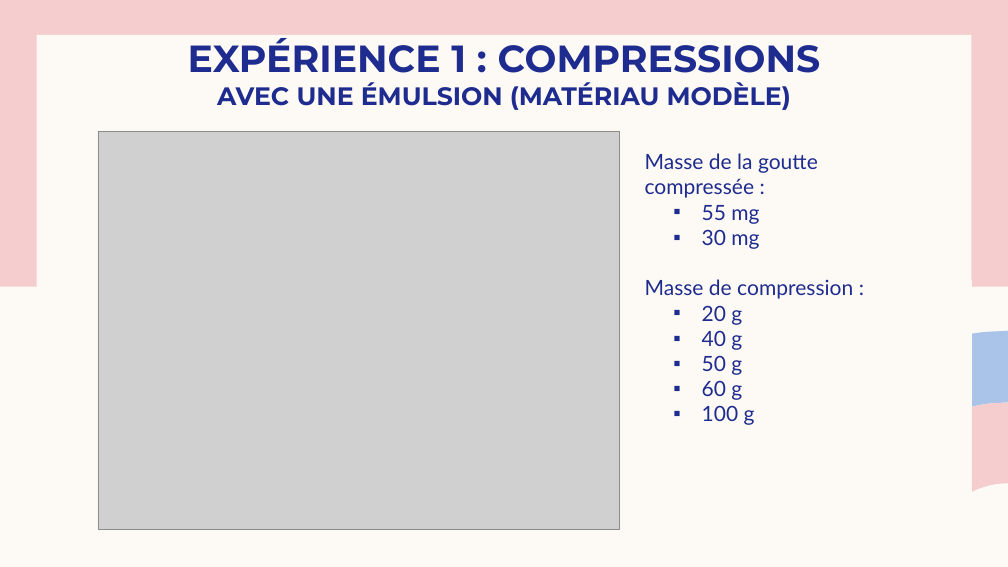
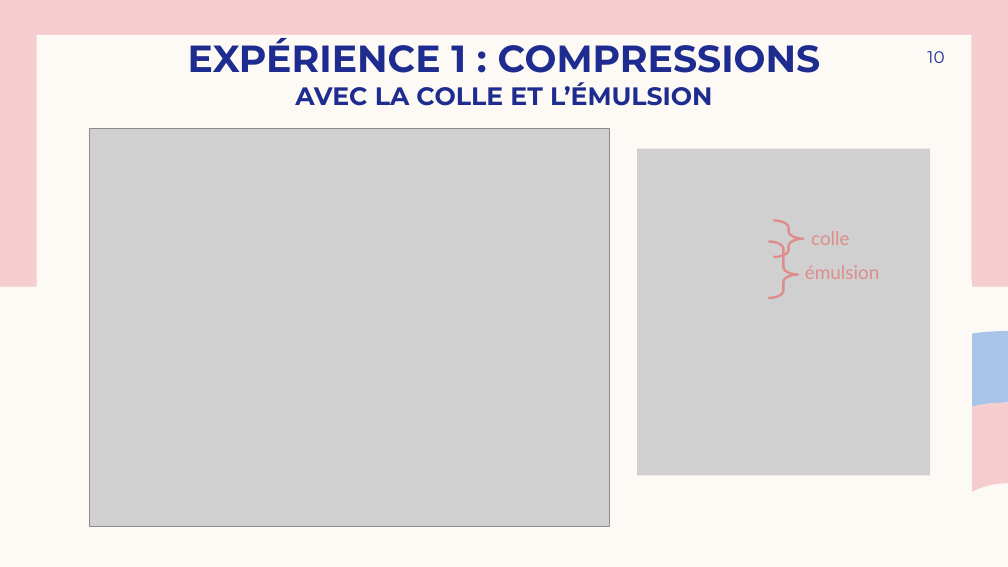
Before and after one commit to Josephine-gith/VS, a slide deck: slide 10 of PPT/Viscoplastic Squeeze pptGE 2.pptx (slide 8 before the commit). Drawn at 1008x567 pixels with LibreOffice and Linux fonts; fonts in the diff are those of the drawing; grey boxes stand for pictures. Boxes give left, top, right and bottom in pixels: in the first picture for what was removed or moved away, otherwise in the second. Text is boxed around its words. In the diff, an @@ line names an element or a change of style, - is before the commit and + after.

```diff
--- a/PPT/Viscoplastic Squeeze pptGE 2.pptx
+++ b/PPT/Viscoplastic Squeeze pptGE 2.pptx
@@ title at [188, 38, 821, 106]: text changed; size 24 to 36 pt @@
-EXPÉRIENCE 1 : COMPRESSIONS
-AVEC UNE ÉMULSION (MATÉRIAU MODÈLE)
+EXPÉRIENCE 1 : COMPRESSIONS
+AVEC LA COLLE ET L’ÉMULSION
@@ page number added at [927, 51, 944, 63], 16 pt, text #1F2C8F @@
+10
@@ picture: place and size @@
-picture at [98, 132, 619, 529]
+picture at [90, 129, 610, 526]
@@ picture added at [637, 149, 931, 476] @@
@@ text removed at [645, 153, 853, 425] @@
-Masse de la goutte compressée :
-  ▪ 55 mg
-  ▪ 30 mg
-Masse de compression :
-  ▪ 20 g
-  ▪ 40 g
-  ▪ 50 g
-  ▪ 60 g
-  ▪ 100 g
@@ right brace added at [774, 221, 804, 257], outline #DF8C8C 2.25 pt @@
@@ text added at [811, 231, 849, 245], 18 pt, text #DF8C8C @@
+colle
@@ right brace added at [768, 241, 799, 298], outline #DF8C8C 2.25 pt @@
@@ text added at [805, 265, 879, 279], 18 pt, text #DF8C8C @@
+émulsion
```
Also in this commit, not shown: 9 other slides changed, 1 slide removed, 21 other files.
